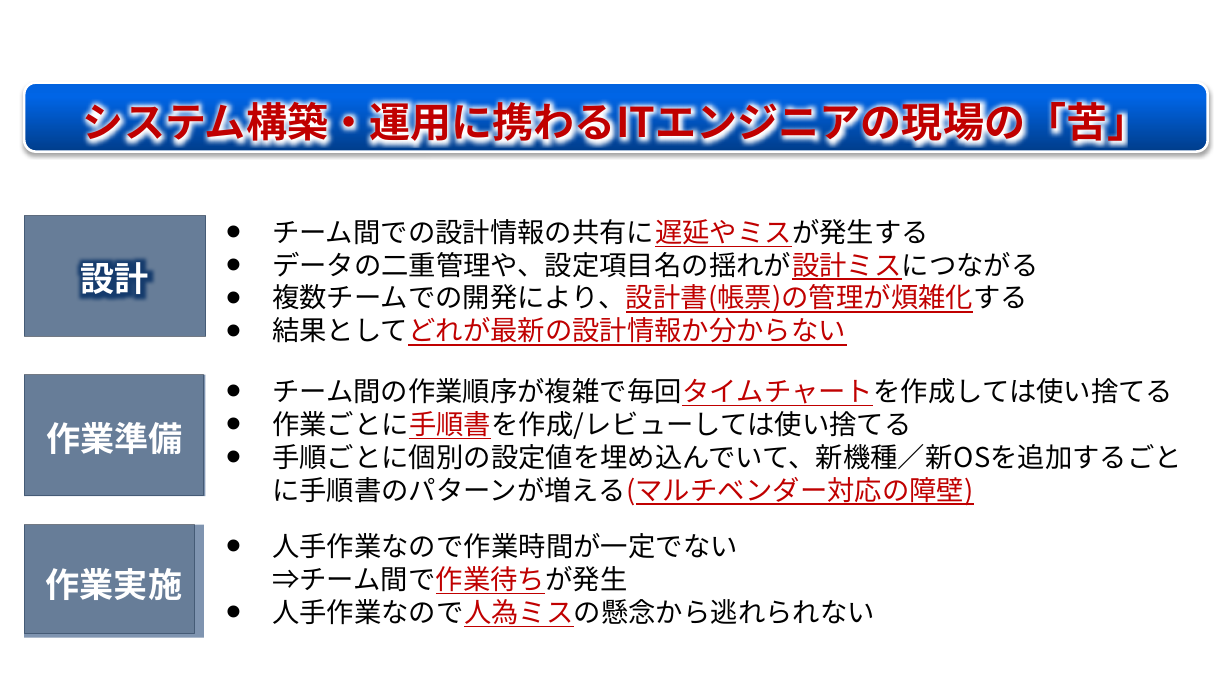
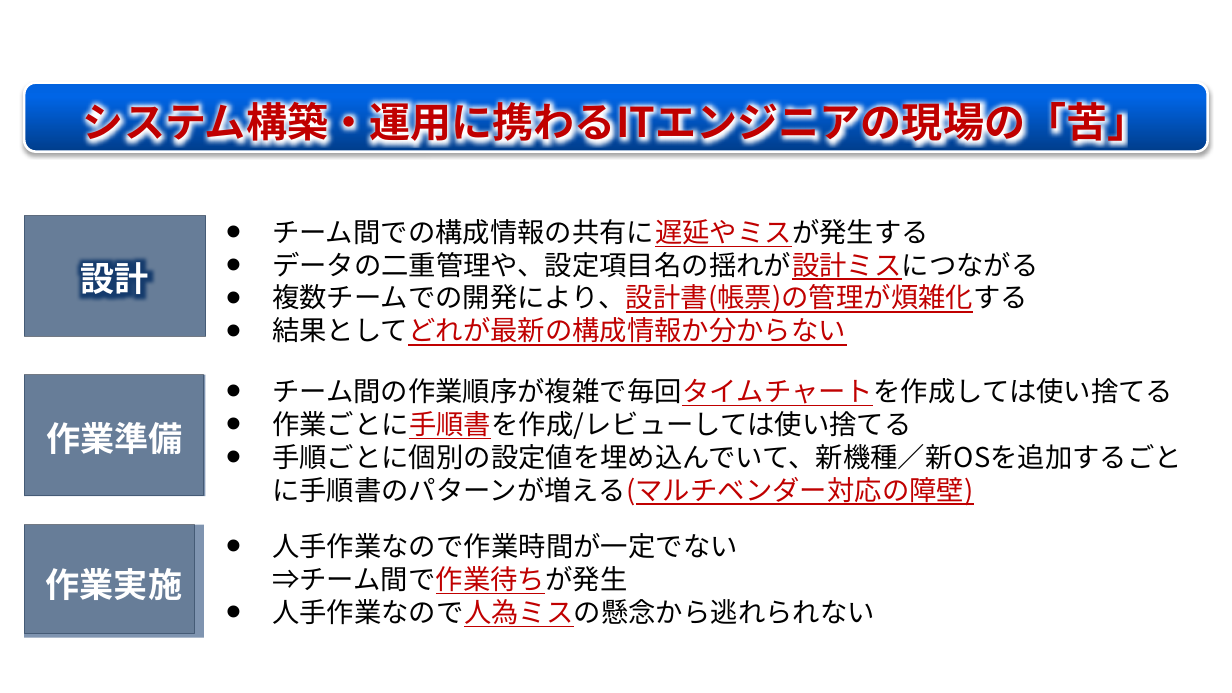
Before and after one commit to exastro-suite/it-automation-docs, a slide deck: slide 9 of asset/Learn_ja/PSSOメソッドガイドブック.pptx. Drawn at 1232x693 pixels with LibreOffice and Linux fonts; fonts in the diff are those of the drawing; grey boxes stand for pictures; background and template pictures are left out. Boxes give left, top, right and bottom in pixels: in the first picture for what was removed or moved away, otherwise in the second. Text is boxed around its words. In the diff, an @@ line names an element or a change of style, - is before the commit and + after.

```diff
--- a/asset/Learn_ja/PSSOメソッドガイドブック.pptx
+++ b/asset/Learn_ja/PSSOメソッドガイドブック.pptx
@@ text at (272,219,929,247): text changed @@
-• チーム間での設計情報の共有に遅延やミスが発生する
+• チーム間での構成情報の共有に遅延やミスが発生する
@@ text at (272,317,846,346): text changed @@
-• 結果としてどれが最新の設計情報か分からない
+• 結果としてどれが最新の構成情報か分からない
```
Also in this commit, not shown: 25 other slides changed.
